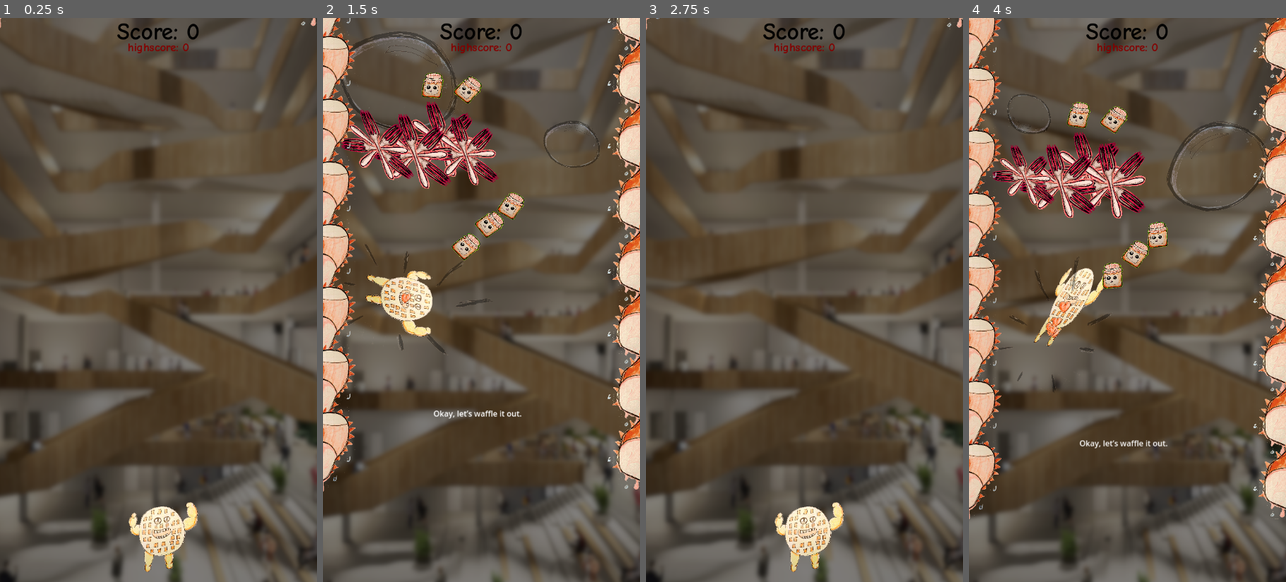
Above: before the commit, frames 1-4 (left to right).
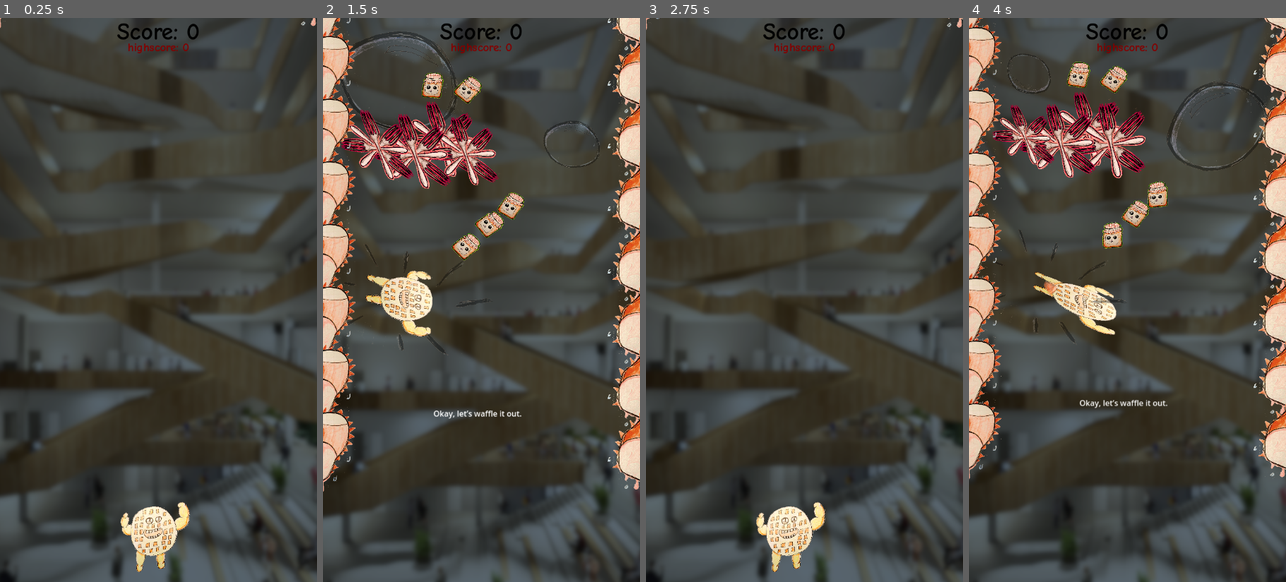
Above: after the commit, the same moments.

Repository: Slideshow776/GGJ2025
Game: Godot game, scene res://scenes/game.tscn
Two runs of this game, one before a commit and one after it. Both use one fixed random seed, a clock stepped at 60 frames per second and the inputs below.
Inputs (mouse positions are in pixels of both pictures, inside the frame that each line leads up to):
- Up to frame 1 (0.25 s): no input
- Up to frame 2 (1.5 s): tap Enter at 0.5 s; move the mouse to (551, 271) at 0.52 s; click (551, 271) at 0.67 s; move the mouse to (418, 328) at 1.27 s; click (418, 328) at 1.42 s
- Up to frame 3 (2.75 s): move the mouse to (836, 175) at 2.02 s; click (836, 175) at 2.17 s
- Up to frame 4 (4 s): move the mouse to (1111, 412) at 2.77 s; click (1111, 412) at 2.92 s; move the mouse to (1222, 384) at 3.52 s; click (1222, 384) at 3.67 s

The runs differ from the first frame. In frame 1, 66% of the frame differs, in the area x 0-100%, y 0-100%; in frame 2, 53%; in frame 3, 66%; in frame 4, 72%.

Commit message:
final submission

Diff:
--- a/scenes/game.tscn
+++ b/scenes/game.tscn
@@ -6,6 +6,8 @@
 [ext_resource type="Texture2D" uid="uid://c3o4s5vjks17k" path="res://assets/images/arkitekturisk_perle.png" id="2_lvsdj"]
 [ext_resource type="PackedScene" uid="uid://r7h3yhl50hky" path="res://scenes/levels/level_1.tscn" id="3_bosyj"]
 [ext_resource type="PackedScene" uid="uid://cy3llg65j8q3v" path="res://scenes/levels/level_2.tscn" id="4_ud3qt"]
+[ext_resource type="PackedScene" uid="uid://bw21iffig8xtd" path="res://scenes/levels/level_3.tscn" id="5_v700e"]
+[ext_resource type="PackedScene" uid="uid://ded7e4bl33uqp" path="res://scenes/levels/level_4.tscn" id="6_qdwf0"]
 [ext_resource type="AudioStream" uid="uid://b3qcq6qy8vkbk" path="res://assets/audio/sfx/104940__glaneur-de-sons__bubble-1.ogg" id="6_xqx1r"]
 [ext_resource type="AudioStream" uid="uid://ndwrs10l7kku" path="res://assets/audio/sfx/326979__wingsofirony__open-close-jar.wav" id="7_fghxe"]
 [ext_resource type="Theme" path="res://assets/main_theme.tres" id="7_llnwt"]
@@ -13,7 +15,7 @@
 [node name="Game" type="Node2D"]
 position = Vector2(0, -64)
 script = ExtResource("1_cpdko")
-level_scenes = Array[PackedScene]([ExtResource("2_bpl2f"), ExtResource("3_bosyj"), ExtResource("4_ud3qt")])
+level_scenes = Array[PackedScene]([ExtResource("2_bpl2f"), ExtResource("3_bosyj"), ExtResource("4_ud3qt"), ExtResource("5_v700e"), ExtResource("6_qdwf0")])
 
 [node name="Camera2D" type="Camera2D" parent="."]
 unique_name_in_owner = true
@@ -22,7 +24,7 @@
 
 [node name="Background" type="Sprite2D" parent="."]
 unique_name_in_owner = true
-modulate = Color(0.513233, 0.513233, 0.513233, 1)
+modulate = Color(0.361628, 0.421189, 0.470872, 1)
 position = Vector2(330, 1756)
 scale = Vector2(1.10168, 1.10168)
 texture = ExtResource("2_lvsdj")
--- /dev/null
+++ b/scenes/levels/level_3.tscn
@@ -0,0 +1,186 @@
+[gd_scene load_steps=7 format=3 uid="uid://bw21iffig8xtd"]
+
+[ext_resource type="Script" path="res://scripts/level.gd" id="1_gucdh"]
+[ext_resource type="PackedScene" uid="uid://ul47tjraayjv" path="res://scenes/bubble.tscn" id="2_ty5yy"]
+[ext_resource type="PackedScene" uid="uid://q3vre4fjs6tx" path="res://scenes/pickup.tscn" id="3_7gwa4"]
+[ext_resource type="PackedScene" uid="uid://dm38iob7fov24" path="res://scenes/wall.tscn" id="4_5qmvn"]
+[ext_resource type="PackedScene" uid="uid://p33hcubmmdyb" path="res://scenes/obstacle.tscn" id="5_t76cm"]
+
+[sub_resource type="GDScript" id="GDScript_d2t5u"]
+script/source = "class_name Level
+extends Node
+"
+
+[node name="Level2" type="Node2D"]
+position = Vector2(16, 0)
+script = ExtResource("1_gucdh")
+bubble_scene = ExtResource("2_ty5yy")
+
+[node name="Label" type="Label" parent="."]
+anchors_preset = 5
+anchor_left = 0.5
+anchor_right = 0.5
+offset_left = 283.0
+offset_top = 1136.0
+offset_right = 333.0
+offset_bottom = 1159.0
+grow_horizontal = 2
+text = "Get Jammed!"
+metadata/_edit_use_anchors_ = true
+
+[node name="Entities" type="Node" parent="."]
+script = SubResource("GDScript_d2t5u")
+
+[node name="Bubbles" type="Node" parent="Entities"]
+
+[node name="FirstBubble" parent="Entities/Bubbles" instance=ExtResource("2_ty5yy")]
+position = Vector2(327, 1037)
+
+[node name="FirstBubble2" parent="Entities/Bubbles" instance=ExtResource("2_ty5yy")]
+position = Vector2(474, 693)
+
+[node name="FirstBubble3" parent="Entities/Bubbles" instance=ExtResource("2_ty5yy")]
+position = Vector2(167, 412)
+
+[node name="FirstBubble4" parent="Entities/Bubbles" instance=ExtResource("2_ty5yy")]
+position = Vector2(386, 52)
+
+[node name="FirstBubble5" parent="Entities/Bubbles" instance=ExtResource("2_ty5yy")]
+position = Vector2(486, 291)
+
+[node name="Enemies" type="Node" parent="Entities"]
+
+[node name="Pickups" type="Node" parent="Entities"]
+
+[node name="Pickup3" parent="Entities/Pickups" instance=ExtResource("3_7gwa4")]
+position = Vector2(319, 718)
+
+[node name="Pickup8" parent="Entities/Pickups" instance=ExtResource("3_7gwa4")]
+position = Vector2(378, 893)
+
+[node name="Pickup9" parent="Entities/Pickups" instance=ExtResource("3_7gwa4")]
+position = Vector2(378, 893)
+
+[node name="Pickup4" parent="Entities/Pickups" instance=ExtResource("3_7gwa4")]
+position = Vector2(269, 510)
+
+[node name="Pickup7" parent="Entities/Pickups" instance=ExtResource("3_7gwa4")]
+position = Vector2(269, 510)
+
+[node name="Pickup10" parent="Entities/Pickups" instance=ExtResource("3_7gwa4")]
+position = Vector2(441, 206)
+
+[node name="Pickup11" parent="Entities/Pickups" instance=ExtResource("3_7gwa4")]
+position = Vector2(405, 164)
+
+[node name="Pickup12" parent="Entities/Pickups" instance=ExtResource("3_7gwa4")]
+position = Vector2(246, 206)
+
+[node name="Pickup5" parent="Entities/Pickups" instance=ExtResource("3_7gwa4")]
+position = Vector2(347, 583)
+
+[node name="Pickup6" parent="Entities/Pickups" instance=ExtResource("3_7gwa4")]
+position = Vector2(431, 814)
+
+[node name="Obstacles" type="Node" parent="Entities"]
+
+[node name="Walls" type="Node" parent="Entities"]
+
+[node name="Wall" parent="Entities/Walls" instance=ExtResource("4_5qmvn")]
+position = Vector2(16, 0)
+
+[node name="Wall6" parent="Entities/Walls" instance=ExtResource("4_5qmvn")]
+position = Vector2(639, 0)
+
+[node name="Wall7" parent="Entities/Walls" instance=ExtResource("4_5qmvn")]
+position = Vector2(639, 128)
+
+[node name="Wall8" parent="Entities/Walls" instance=ExtResource("4_5qmvn")]
+position = Vector2(639, 256)
+
+[node name="Wall9" parent="Entities/Walls" instance=ExtResource("4_5qmvn")]
+position = Vector2(639, 384)
+
+[node name="Wall10" parent="Entities/Walls" instance=ExtResource("4_5qmvn")]
+position = Vector2(639, 512)
+
+[node name="Wall16" parent="Entities/Walls" instance=ExtResource("4_5qmvn")]
+position = Vector2(639, 640)
+
+[node name="Wall17" parent="Entities/Walls" instance=ExtResource("4_5qmvn")]
+position = Vector2(639, 768)
+
+[node name="Wall18" parent="Entities/Walls" instance=ExtResource("4_5qmvn")]
+position = Vector2(639, 896)
+
+[node name="Wall19" parent="Entities/Walls" instance=ExtResource("4_5qmvn")]
+position = Vector2(639, 1024)
+
+[node name="Wall20" parent="Entities/Walls" instance=ExtResource("4_5qmvn")]
+position = Vector2(639, 1152)
+
+[node name="Wall2" parent="Entities/Walls" instance=ExtResource("4_5qmvn")]
+position = Vector2(16, 128)
+
+[node name="Wall3" parent="Entities/Walls" instance=ExtResource("4_5qmvn")]
+position = Vector2(16, 256)
+
+[node name="Wall4" parent="Entities/Walls" instance=ExtResource("4_5qmvn")]
+position = Vector2(16, 384)
+
+[node name="Wall5" parent="Entities/Walls" instance=ExtResource("4_5qmvn")]
+position = Vector2(16, 512)
+
+[node name="Wall11" parent="Entities/Walls" instance=ExtResource("4_5qmvn")]
+position = Vector2(16, 640)
+
+[node name="Wall12" parent="Entities/Walls" instance=ExtResource("4_5qmvn")]
+position = Vector2(16, 768)
+
+[node name="Wall13" parent="Entities/Walls" instance=ExtResource("4_5qmvn")]
+position = Vector2(16, 896)
+
+[node name="Wall14" parent="Entities/Walls" instance=ExtResource("4_5qmvn")]
+position = Vector2(16, 1024)
+
+[node name="Wall15" parent="Entities/Walls" instance=ExtResource("4_5qmvn")]
+position = Vector2(16, 1152)
+
+[node name="Obstacle" parent="Entities/Walls" instance=ExtResource("5_t76cm")]
+position = Vector2(551, 964)
+
+[node name="Obstacle3" parent="Entities/Walls" instance=ExtResource("5_t76cm")]
+position = Vector2(506, 1045)
+
+[node name="Obstacle4" parent="Entities/Walls" instance=ExtResource("5_t76cm")]
+position = Vector2(310, 729)
+
+[node name="Obstacle8" parent="Entities/Walls" instance=ExtResource("5_t76cm")]
+position = Vector2(482, 490)
+
+[node name="Obstacle9" parent="Entities/Walls" instance=ExtResource("5_t76cm")]
+position = Vector2(401, 422)
+
+[node name="Obstacle10" parent="Entities/Walls" instance=ExtResource("5_t76cm")]
+position = Vector2(357, 379)
+
+[node name="Obstacle12" parent="Entities/Walls" instance=ExtResource("5_t76cm")]
+position = Vector2(195, 61)
+
+[node name="Obstacle13" parent="Entities/Walls" instance=ExtResource("5_t76cm")]
+position = Vector2(133, 142)
+
+[node name="Obstacle11" parent="Entities/Walls" instance=ExtResource("5_t76cm")]
+position = Vector2(451, 466)
+
+[node name="Obstacle7" parent="Entities/Walls" instance=ExtResource("5_t76cm")]
+position = Vector2(264, 806)
+
+[node name="Obstacle2" parent="Entities/Walls" instance=ExtResource("5_t76cm")]
+position = Vector2(130, 1047)
+
+[node name="Obstacle5" parent="Entities/Walls" instance=ExtResource("5_t76cm")]
+position = Vector2(185, 1046)
+
+[node name="Obstacle6" parent="Entities/Walls" instance=ExtResource("5_t76cm")]
+position = Vector2(230, 889)
--- /dev/null
+++ b/scenes/levels/level_4.tscn
@@ -0,0 +1,174 @@
+[gd_scene load_steps=7 format=3 uid="uid://ded7e4bl33uqp"]
+
+[ext_resource type="Script" path="res://scripts/level.gd" id="1_mma05"]
+[ext_resource type="PackedScene" uid="uid://ul47tjraayjv" path="res://scenes/bubble.tscn" id="2_lrvid"]
+[ext_resource type="PackedScene" uid="uid://q3vre4fjs6tx" path="res://scenes/pickup.tscn" id="3_bnc0q"]
+[ext_resource type="PackedScene" uid="uid://dm38iob7fov24" path="res://scenes/wall.tscn" id="4_wm2iw"]
+[ext_resource type="PackedScene" uid="uid://p33hcubmmdyb" path="res://scenes/obstacle.tscn" id="5_ypwht"]
+
+[sub_resource type="GDScript" id="GDScript_d2t5u"]
+script/source = "class_name Level
+extends Node
+"
+
+[node name="Level2" type="Node2D"]
+position = Vector2(16, 0)
+script = ExtResource("1_mma05")
+bubble_scene = ExtResource("2_lrvid")
+
+[node name="Label" type="Label" parent="."]
+anchors_preset = 5
+anchor_left = 0.5
+anchor_right = 0.5
+offset_left = 283.0
+offset_top = 1136.0
+offset_right = 333.0
+offset_bottom = 1159.0
+grow_horizontal = 2
+text = "no Forks Given..."
+metadata/_edit_use_anchors_ = true
+
+[node name="Entities" type="Node" parent="."]
+script = SubResource("GDScript_d2t5u")
+
+[node name="Bubbles" type="Node" parent="Entities"]
+
+[node name="FirstBubble" parent="Entities/Bubbles" instance=ExtResource("2_lrvid")]
+position = Vector2(333, 1070)
+
+[node name="FirstBubble2" parent="Entities/Bubbles" instance=ExtResource("2_lrvid")]
+position = Vector2(323, 596)
+
+[node name="Bubble2" parent="Entities/Bubbles" instance=ExtResource("2_lrvid")]
+position = Vector2(501, 210)
+
+[node name="Bubble4" parent="Entities/Bubbles" instance=ExtResource("2_lrvid")]
+position = Vector2(328, -41)
+
+[node name="Bubble3" parent="Entities/Bubbles" instance=ExtResource("2_lrvid")]
+position = Vector2(143, 210)
+
+[node name="Enemies" type="Node" parent="Entities"]
+
+[node name="Pickups" type="Node" parent="Entities"]
+
+[node name="Pickup2" parent="Entities/Pickups" instance=ExtResource("3_bnc0q")]
+position = Vector2(464, 340)
+
+[node name="Pickup5" parent="Entities/Pickups" instance=ExtResource("3_bnc0q")]
+position = Vector2(404, 440)
+
+[node name="Pickup6" parent="Entities/Pickups" instance=ExtResource("3_bnc0q")]
+position = Vector2(189, 341)
+
+[node name="Pickup7" parent="Entities/Pickups" instance=ExtResource("3_bnc0q")]
+position = Vector2(261, 430)
+
+[node name="Pickup3" parent="Entities/Pickups" instance=ExtResource("3_bnc0q")]
+position = Vector2(319, 718)
+
+[node name="Pickup8" parent="Entities/Pickups" instance=ExtResource("3_bnc0q")]
+position = Vector2(321, 856)
+
+[node name="Pickup4" parent="Entities/Pickups" instance=ExtResource("3_bnc0q")]
+position = Vector2(320, 788)
+
+[node name="Obstacles" type="Node" parent="Entities"]
+
+[node name="Walls" type="Node" parent="Entities"]
+
+[node name="Wall" parent="Entities/Walls" instance=ExtResource("4_wm2iw")]
+position = Vector2(16, 0)
+
+[node name="Wall26" parent="Entities/Walls" instance=ExtResource("4_wm2iw")]
+position = Vector2(117, -36)
+
+[node name="Wall6" parent="Entities/Walls" instance=ExtResource("4_wm2iw")]
+position = Vector2(639, 0)
+
+[node name="Wall27" parent="Entities/Walls" instance=ExtResource("4_wm2iw")]
+position = Vector2(568, -41)
+
+[node name="Wall7" parent="Entities/Walls" instance=ExtResource("4_wm2iw")]
+position = Vector2(639, 128)
+
+[node name="Wall24" parent="Entities/Walls" instance=ExtResource("4_wm2iw")]
+position = Vector2(349, 204)
+
+[node name="Wall25" parent="Entities/Walls" instance=ExtResource("4_wm2iw")]
+position = Vector2(306, 207)
+
+[node name="Wall8" parent="Entities/Walls" instance=ExtResource("4_wm2iw")]
+position = Vector2(639, 256)
+
+[node name="Wall9" parent="Entities/Walls" instance=ExtResource("4_wm2iw")]
+position = Vector2(639, 384)
+
+[node name="Wall10" parent="Entities/Walls" instance=ExtResource("4_wm2iw")]
+position = Vector2(639, 512)
+
+[node name="Wall16" parent="Entities/Walls" instance=ExtResource("4_wm2iw")]
+position = Vector2(639, 640)
+
+[node name="Wall17" parent="Entities/Walls" instance=ExtResource("4_wm2iw")]
+position = Vector2(639, 768)
+
+[node name="Wall18" parent="Entities/Walls" instance=ExtResource("4_wm2iw")]
+position = Vector2(639, 896)
+
+[node name="Wall19" parent="Entities/Walls" instance=ExtResource("4_wm2iw")]
+position = Vector2(639, 1024)
+
+[node name="Wall20" parent="Entities/Walls" instance=ExtResource("4_wm2iw")]
+position = Vector2(639, 1152)
+
+[node name="Wall22" parent="Entities/Walls" instance=ExtResource("4_wm2iw")]
+position = Vector2(524, 1128)
+
+[node name="Wall2" parent="Entities/Walls" instance=ExtResource("4_wm2iw")]
+position = Vector2(16, 128)
+
+[node name="Wall3" parent="Entities/Walls" instance=ExtResource("4_wm2iw")]
+position = Vector2(16, 256)
+
+[node name="Wall4" parent="Entities/Walls" instance=ExtResource("4_wm2iw")]
+position = Vector2(16, 384)
+
+[node name="Wall5" parent="Entities/Walls" instance=ExtResource("4_wm2iw")]
+position = Vector2(16, 512)
+
+[node name="Wall11" parent="Entities/Walls" instance=ExtResource("4_wm2iw")]
+position = Vector2(16, 640)
+
+[node name="Wall12" parent="Entities/Walls" instance=ExtResource("4_wm2iw")]
+position = Vector2(16, 768)
+
+[node name="Wall13" parent="Entities/Walls" instance=ExtResource("4_wm2iw")]
+position = Vector2(16, 896)
+
+[node name="Wall14" parent="Entities/Walls" instance=ExtResource("4_wm2iw")]
+position = Vector2(16, 1024)
+
+[node name="Wall15" parent="Entities/Walls" instance=ExtResource("4_wm2iw")]
+position = Vector2(16, 1152)
+
+[node name="Wall21" parent="Entities/Walls" instance=ExtResource("4_wm2iw")]
+position = Vector2(118, 1126)
+
+[node name="Obstacle" parent="Entities/Walls" instance=ExtResource("5_ypwht")]
+position = Vector2(557, 1060)
+
+[node name="Obstacle3" parent="Entities/Walls" instance=ExtResource("5_ypwht")]
+position = Vector2(535, 582)
+
+[node name="Obstacle4" parent="Entities/Walls" instance=ExtResource("5_ypwht")]
+position = Vector2(467, 585)
+
+[node name="Obstacle5" parent="Entities/Walls" instance=ExtResource("5_ypwht")]
+position = Vector2(211, 583)
+
+[node name="Obstacle6" parent="Entities/Walls" instance=ExtResource("5_ypwht")]
+position = Vector2(124, 583)
+
+[node name="Obstacle2" parent="Entities/Walls" instance=ExtResource("5_ypwht")]
+position = Vector2(103, 1069)
--- a/scenes/player.tscn
+++ b/scenes/player.tscn
@@ -1,15 +1,23 @@
-[gd_scene load_steps=8 format=3 uid="uid://fsp8ieeax256"]
+[gd_scene load_steps=11 format=3 uid="uid://fsp8ieeax256"]
 
 [ext_resource type="Script" path="res://scripts/player.gd" id="1_2qefk"]
 [ext_resource type="Texture2D" uid="uid://c1f2msuueuqvl" path="res://assets/images/waffle_man.png" id="2_8sdes"]
 [ext_resource type="AudioStream" uid="uid://boyvjnn18vpme" path="res://assets/audio/sfx/682424__pnmcarrierailfan__human-fart_3.mp3" id="3_aymqy"]
 [ext_resource type="Texture2D" uid="uid://d1y21dae8a3na" path="res://assets/images/heart.png" id="4_s3qf3"]
+[ext_resource type="Texture2D" uid="uid://cusvr8py673g8" path="res://assets/images/jam_circle.png" id="5_a14ek"]
 
 [sub_resource type="CircleShape2D" id="CircleShape2D_h4a85"]
 radius = 27.0185
 
 [sub_resource type="CircleShape2D" id="CircleShape2D_jqfgl"]
 radius = 40.0125
+
+[sub_resource type="Curve" id="Curve_wk48u"]
+_data = [Vector2(0, 0.0170132), 0.0, 0.0, 0, 0, Vector2(0.254098, 0.434783), 0.0, 0.0, 0, 0, Vector2(0.610656, 0.668242), 0.0, 0.0, 0, 0, Vector2(1, 0), 0.0, 0.0, 0, 0]
+point_count = 4
+
+[sub_resource type="CurveTexture" id="CurveTexture_4d7lb"]
+curve = SubResource("Curve_wk48u")
 
 [sub_resource type="ParticleProcessMaterial" id="ParticleProcessMaterial_o61oi"]
 particle_flag_disable_z = true
@@ -18,9 +26,16 @@
 spread = 41.224
 orbit_velocity_min = -0.5
 orbit_velocity_max = 0.5
-gravity = Vector3(0, 98, 0)
+gravity = Vector3(0, 0, 0)
+linear_accel_min = -100.0
+linear_accel_max = 100.0
+radial_accel_min = -100.0
+radial_accel_max = 42.86
+tangential_accel_min = 100.0
+tangential_accel_max = 100.0
 scale_min = 0.03
 scale_max = 0.06
+alpha_curve = SubResource("CurveTexture_4d7lb")
 
 [node name="Player" type="CharacterBody2D"]
 collision_mask = 6
@@ -52,3 +67,11 @@
 amount = 32
 process_material = SubResource("ParticleProcessMaterial_o61oi")
 texture = ExtResource("4_s3qf3")
+
+[node name="jamEffect" type="GPUParticles2D" parent="."]
+unique_name_in_owner = true
+emitting = false
+amount = 64
+process_material = SubResource("ParticleProcessMaterial_o61oi")
+texture = ExtResource("5_a14ek")
+lifetime = 2.0
--- a/scripts/game.gd
+++ b/scripts/game.gd
@@ -19,6 +19,7 @@
 var is_camera_counting := false
 var first_bubble_move_duration = 1.0
 var position_tween: Tween
+var intro_tween: Tween
 
 @onready var player: Player = %Player
 @onready var label: Label = %Label
@@ -42,6 +43,11 @@
 	camera_original_position = camera_2d.position
 	player_original_position = player.global_position
 	player.died.connect(_restart)
+
+	intro_tween = create_tween()
+	intro_tween.set_loops(-1)
+	intro_tween.tween_property(player, "position:x", player.position.x * 0.8, 1.0)
+	intro_tween.tween_property(player, "position:x", player.position.x * 1.2, 2.0)
 
 	bubble_sound.pitch_scale = 0.5
 	pickup_sound.pitch_scale = 0.5
@@ -155,6 +161,7 @@
 		is_first_player_event = false
 		is_camera_counting = true
 		enter_player_in_first_bubble()
+		intro_tween.stop()
 		return
 
 	shoot_player()
--- a/scripts/player.gd
+++ b/scripts/player.gd
@@ -15,6 +15,7 @@
 @onready var camera_2d: Camera2D = %Camera2D
 @onready var sprite_2d: Sprite2D = %Sprite2D
 @onready var gpu_particles_2d: GPUParticles2D = %GPUParticles2D
+@onready var jam_effect: GPUParticles2D = %jamEffect
 
 
 func _ready() -> void:
@@ -38,6 +39,7 @@
 	%FartSound.pitch_scale = randf_range(0.5, 1.5)
 	%FartSound.play()
 
+	jam_effect.emitting = true
 
 func air_animation() -> void:
 	gpu_particles_2d.emitting = true
@@ -56,6 +58,7 @@
 
 
 func restart() -> void:
+	jam_effect.emitting = false
 	velocity = Vector2.ZERO
 	rotation = 0.0
 	bubble = null
Binary file added: assets/images/jam_circle.png
Not shown, added: assets/images/jam_circle.png.import
Binary file added: assets/images/page presentation/ggj_cover_art.png
Not shown, added: assets/images/page presentation/ggj_cover_art.png.import
Binary file added: assets/images/page presentation/itch_cover_art.png
Not shown, added: assets/images/page presentation/itch_cover_art.png.import
Binary file added: assets/images/page presentation/title.png
Not shown, added: assets/images/page presentation/title.png.import
Not shown, changed: export_presets.cfg
Not shown: 1 places in scenes/game.tscn that only renumber resources
Not shown, changed: .gitignore
Not shown, added: assets/images/page presentation/arkitekturisk_perle.xcf
